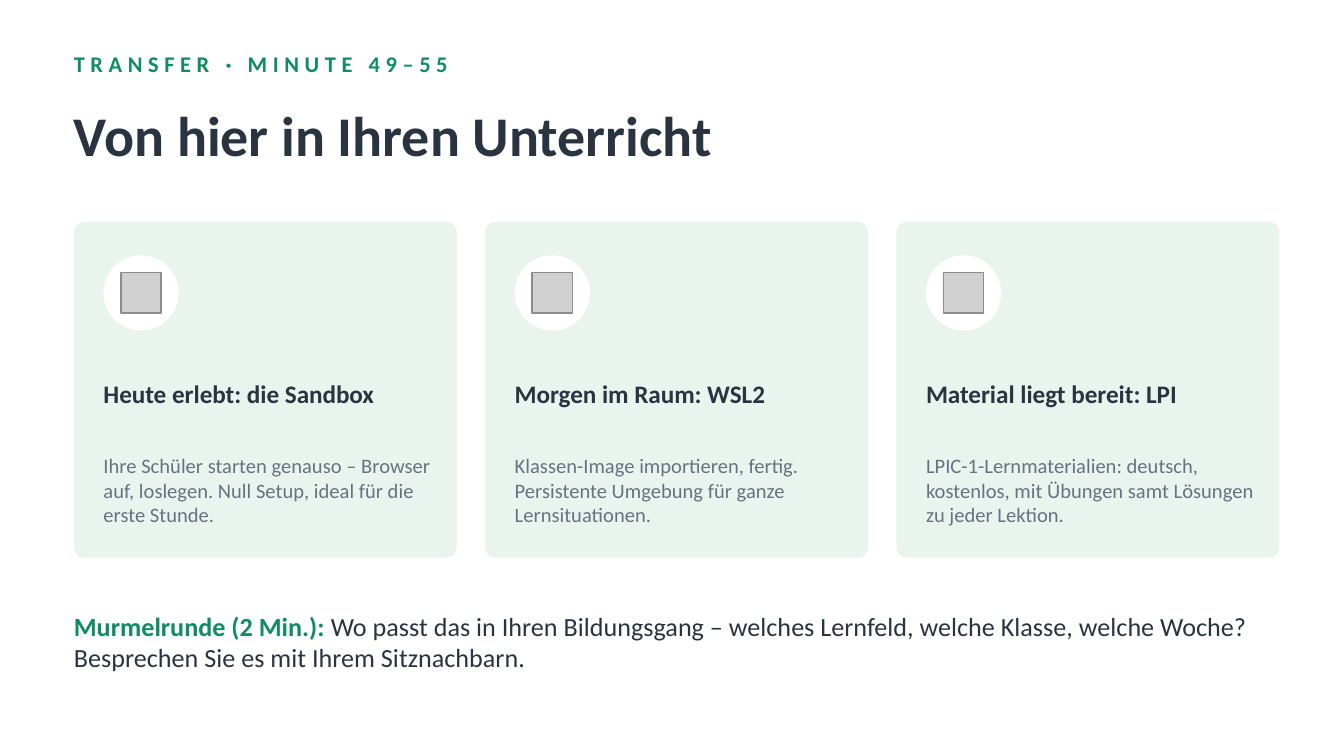
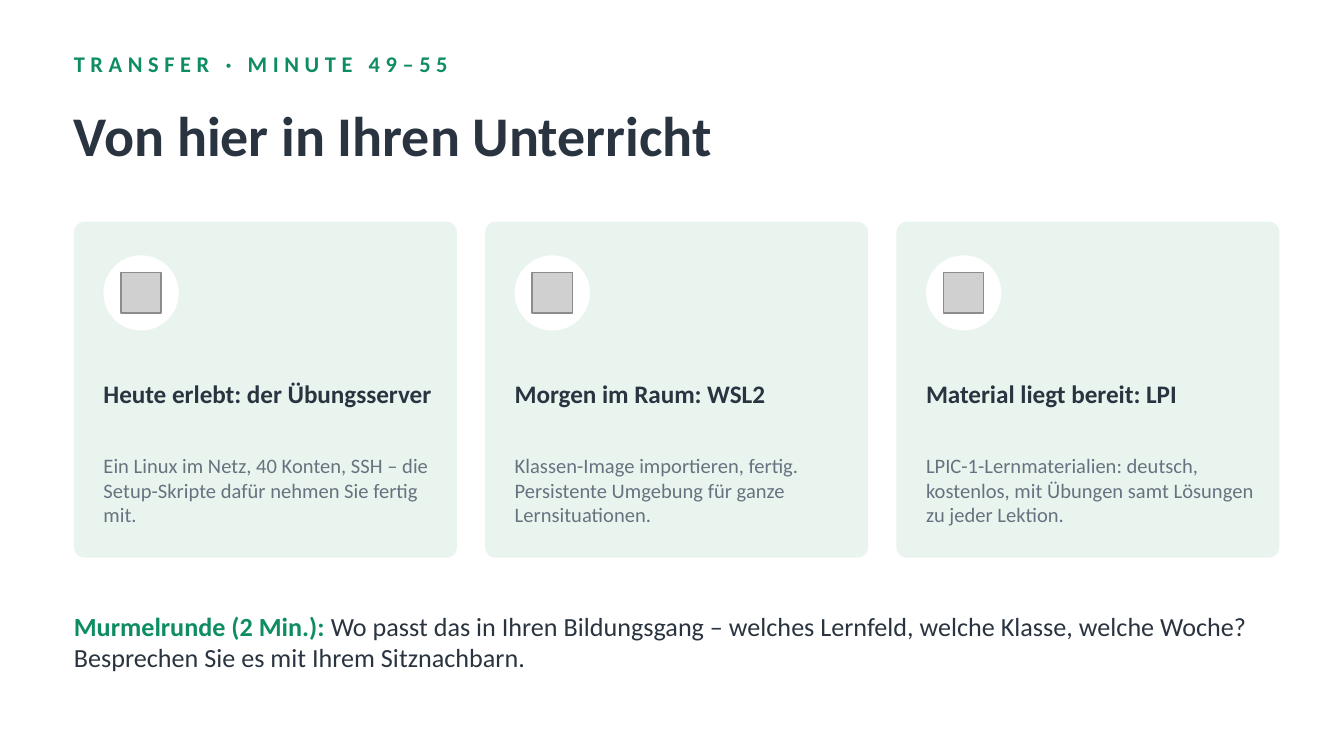
Before and after one commit to HerrZI/wsl2-school-lab, a slide deck: slide 12 of Workshop_WSL2_Linux_unterrichten.pptx. Drawn at 1344x756 pixels with LibreOffice and Linux fonts; fonts in the diff are those of the drawing; grey boxes stand for pictures. Boxes give left, top, right and bottom in pixels: in the first picture for what was removed or moved away, otherwise in the second. Text is boxed around its words. In the diff, an @@ line names an element or a change of style, - is before the commit and + after.

```diff
--- a/Workshop_WSL2_Linux_unterrichten.pptx
+++ b/Workshop_WSL2_Linux_unterrichten.pptx
@@ text at (103, 382, 432, 408): text changed @@
-Heute erlebt: die Sandbox
+Heute erlebt: der Übungsserver
@@ text at (103, 459, 428, 522): text changed @@
-Ihre Schüler starten genauso – Browser auf, loslegen. Null Setup, ideal für die erste Stunde.
+Ein Linux im Netz, 40 Konten, SSH – die Setup-Skripte dafür nehmen Sie fertig mit.
```
Also in this commit, not shown: 3 other slides changed, 1 slide added, 1 slide removed, 6 other files.
